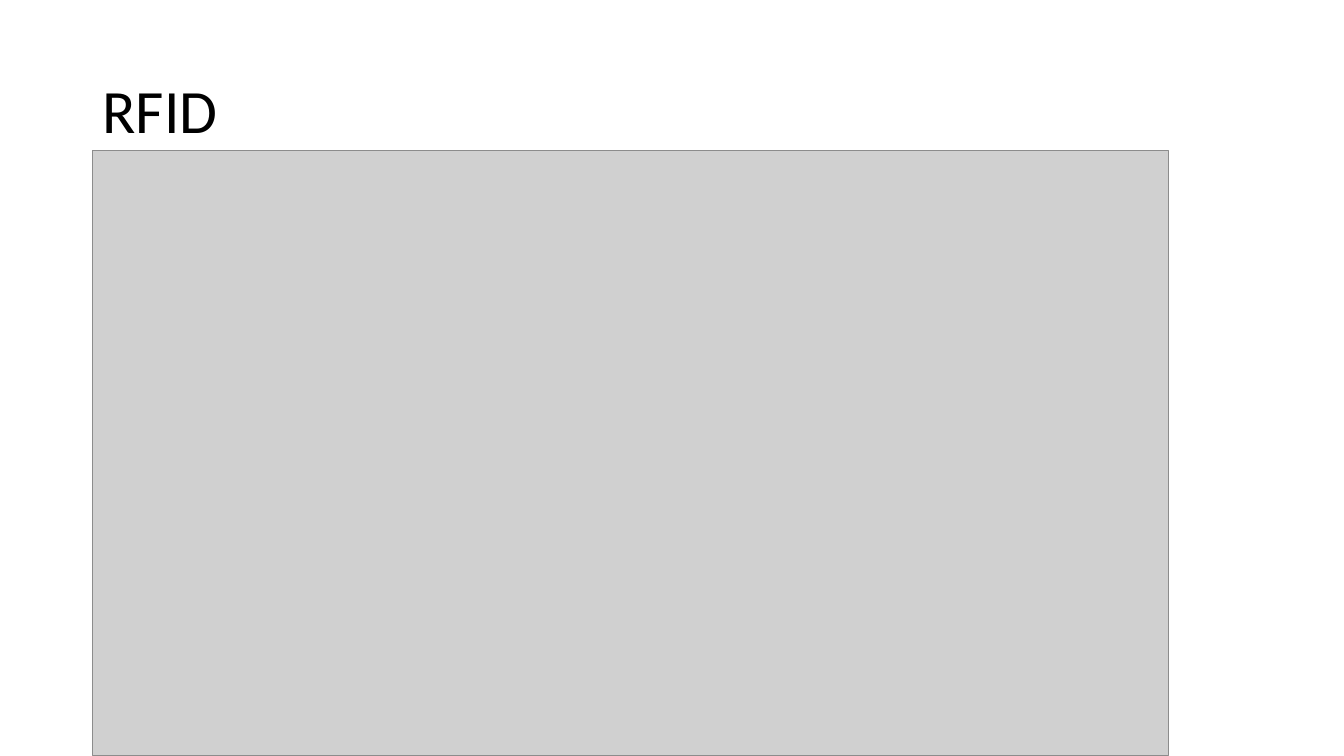
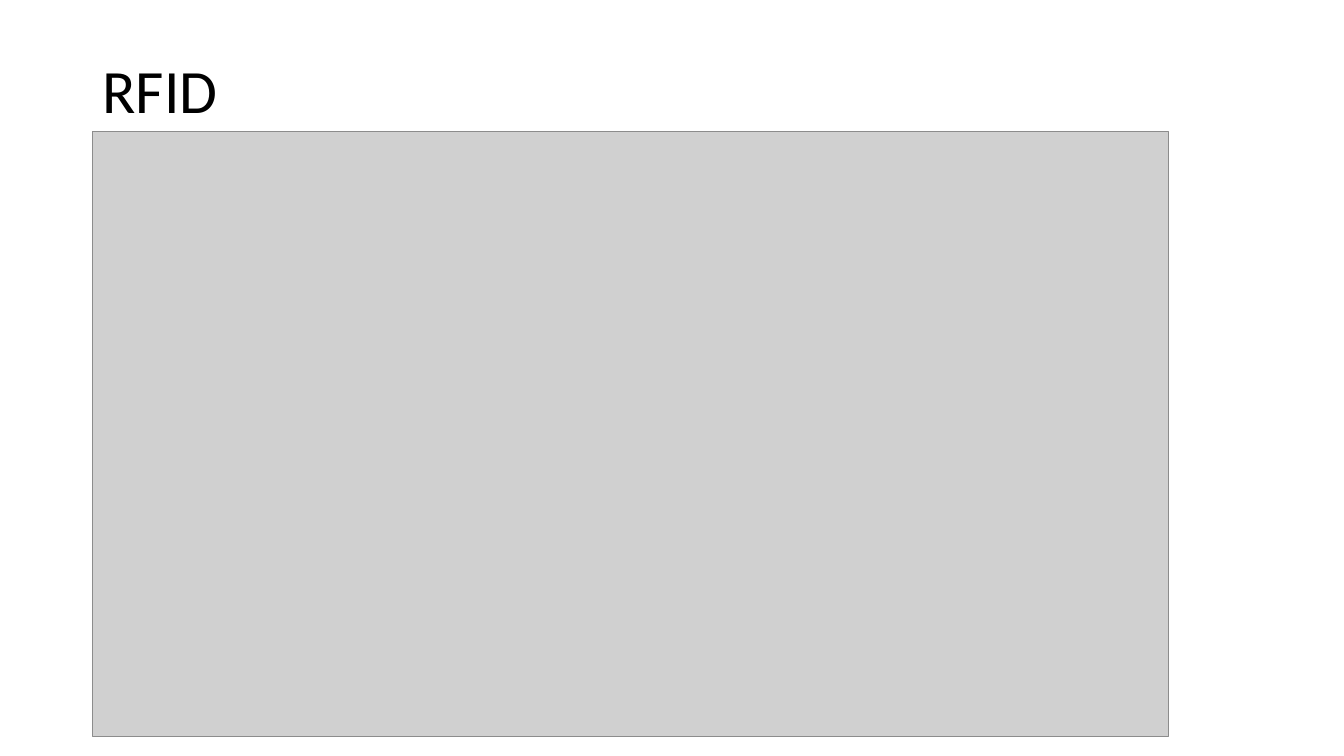
Before and after one commit to rchatrath7/PDH-Workshops, a slide deck: slide 12 of vishal-sensors-lecture/Sensor Lecture.pptx. Drawn at 1344x756 pixels with LibreOffice and Linux fonts; fonts in the diff are those of the drawing; grey boxes stand for pictures. Boxes give left, top, right and bottom in pixels: in the first picture for what was removed or moved away, otherwise in the second. Text is boxed around its words. In the diff, an @@ line names an element or a change of style, - is before the commit and + after.

```diff
--- a/vishal-sensors-lecture/Sensor Lecture.pptx
+++ b/vishal-sensors-lecture/Sensor Lecture.pptx
@@ title "RFID" moved from (x1=102, y1=93, x2=217, y2=133) to (x1=102, y1=73, x2=217, y2=113) @@
@@ picture moved from (x1=93, y1=151, x2=1169, y2=756) to (x1=93, y1=131, x2=1169, y2=736) @@
```
Also in this commit, not shown: 3 other slides changed, 4 slides added, 2 slides removed.
